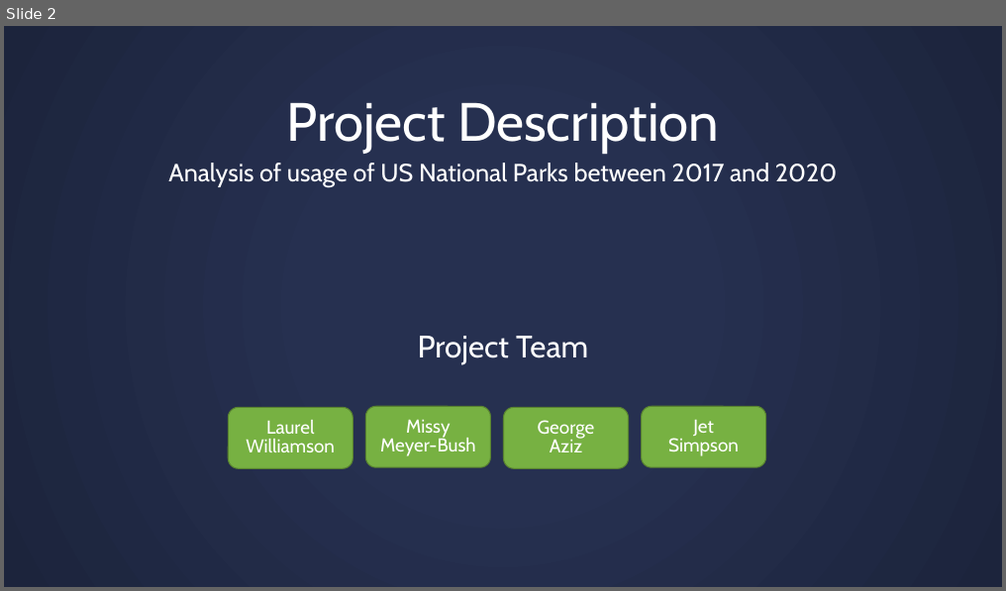
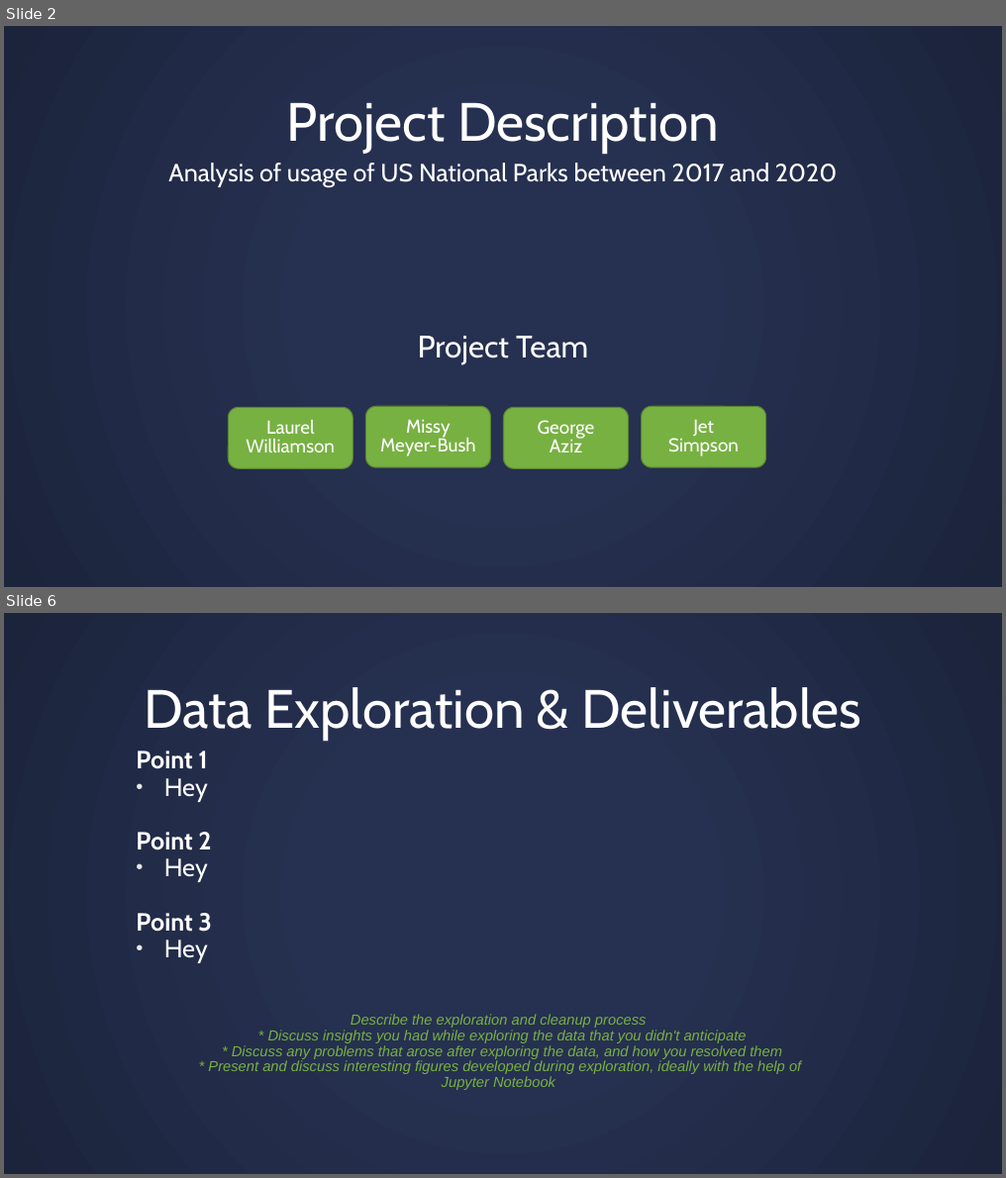
Before and after one commit to missymeyer/ProjectOne, a slide deck: Presentation_ProjectOne.pptx. Shown one above the other, each under a label of ours: slide 2 before the commit, slides 2 and 6 after it; the slides between them are not shown. The pictures are 1006x591 and 1006x1178 pixels, drawn with LibreOffice and Linux fonts; fonts in the diff are those of the drawing. Boxes give left, top, right and bottom in pixels: in the first picture for what was removed or moved away, otherwise in the second. Text is boxed around its words. In the diff, an @@ line names an element or a change of style, - is before the commit and + after.

```diff
--- a/Presentation_ProjectOne.pptx
+++ b/Presentation_ProjectOne.pptx
@@ slide 6 added at box(4, 613, 1002, 1174), background gradient #263050 to #1D243C @@
@@ title added at box(145, 687, 862, 740), 52 pt, text #FFFFFF @@
+Data Exploration & Deliverables
@@ text added at box(136, 751, 212, 963), 24 pt, text #FFFFFF, bold @@
+Point 1
+• Hey
+Point 2
+• Hey
+Point 3
+• Hey
@@ text added at box(208, 1014, 801, 1090), 14 pt, text #77B142, italic @@
+Describe the exploration and cleanup process
+* Discuss insights you had while exploring the data that you didn't anticipate
+* Discuss any problems that arose after exploring the data, and how you resolved them
+* Present and discuss interesting figures developed during exploration, ideally with the help of Jupyter Notebook
```
Also in this commit, not shown: 7 other slides added, 12 slides removed.
